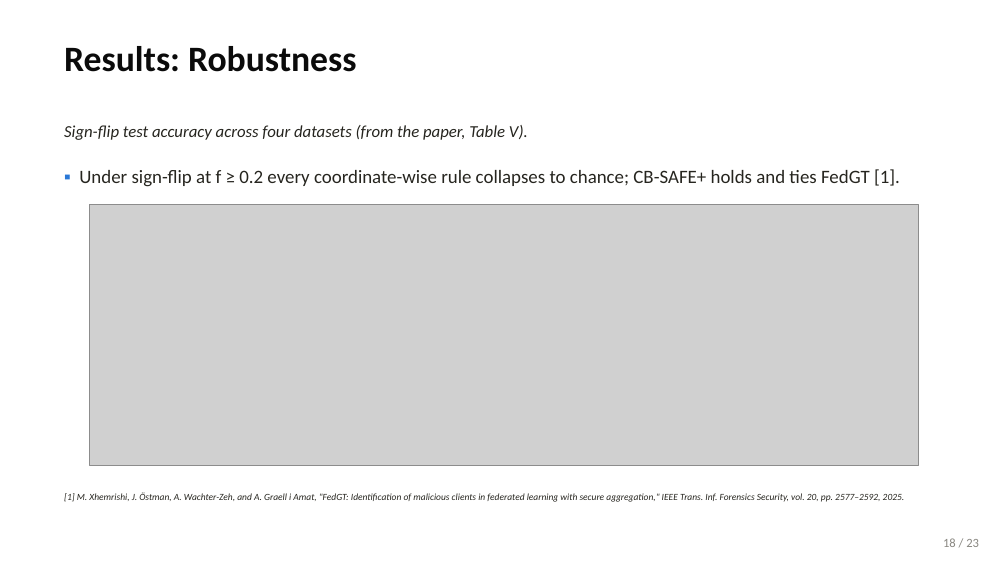
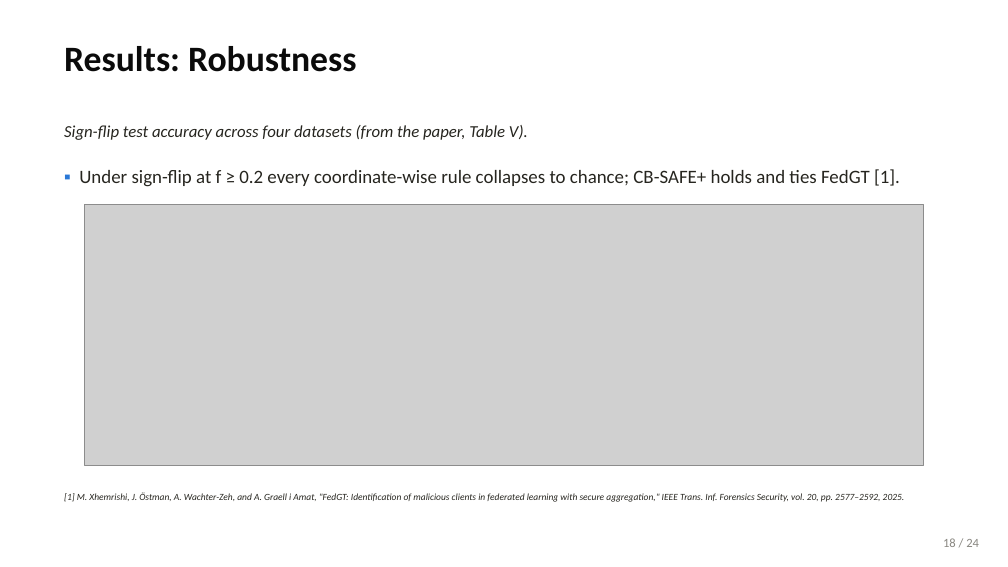
Before and after one commit to wshuv-o/cb-safe-draft, a slide deck: slide 19 of paper/cbsafe_deck.pptx. Drawn at 1008x567 pixels with LibreOffice and Linux fonts; fonts in the diff are those of the drawing; grey boxes stand for pictures. Boxes give left, top, right and bottom in pixels: in the first picture for what was removed or moved away, otherwise in the second. Text is boxed around its words. In the diff, an @@ line names an element or a change of style, - is before the commit and + after.

```diff
--- a/paper/cbsafe_deck.pptx
+++ b/paper/cbsafe_deck.pptx
@@ picture: place and size @@
-picture at [89,204,919,465]
+picture at [85,204,924,465]
@@ text at [943,538,979,547]: text changed @@
-18 / 23
+18 / 24
```
Also in this commit, not shown: 22 other slides changed, 1 slide added, 52 other files.
